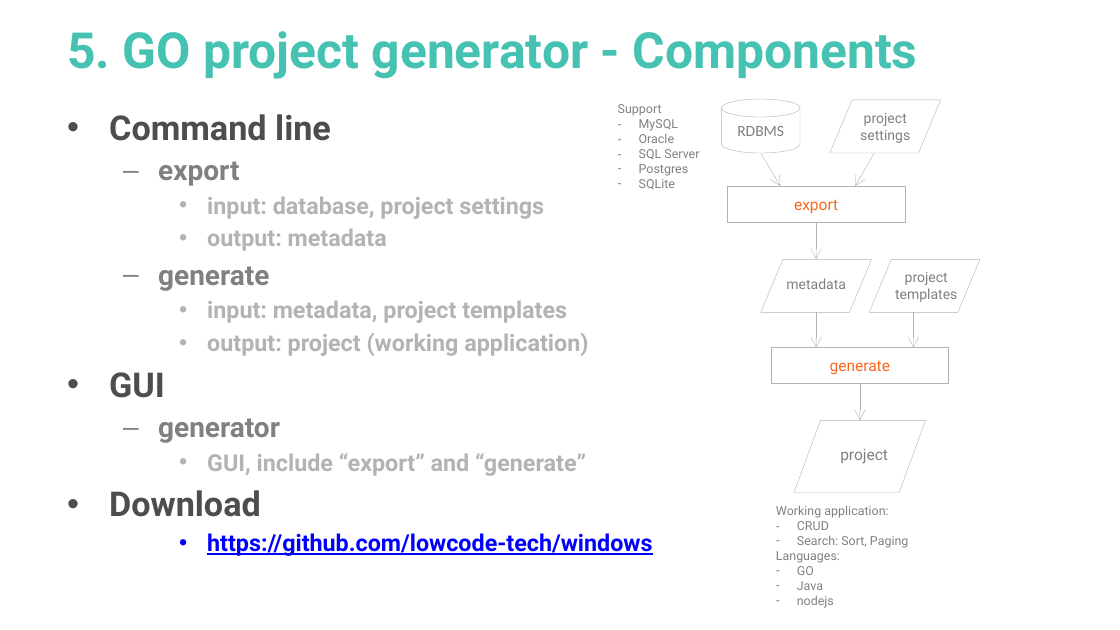
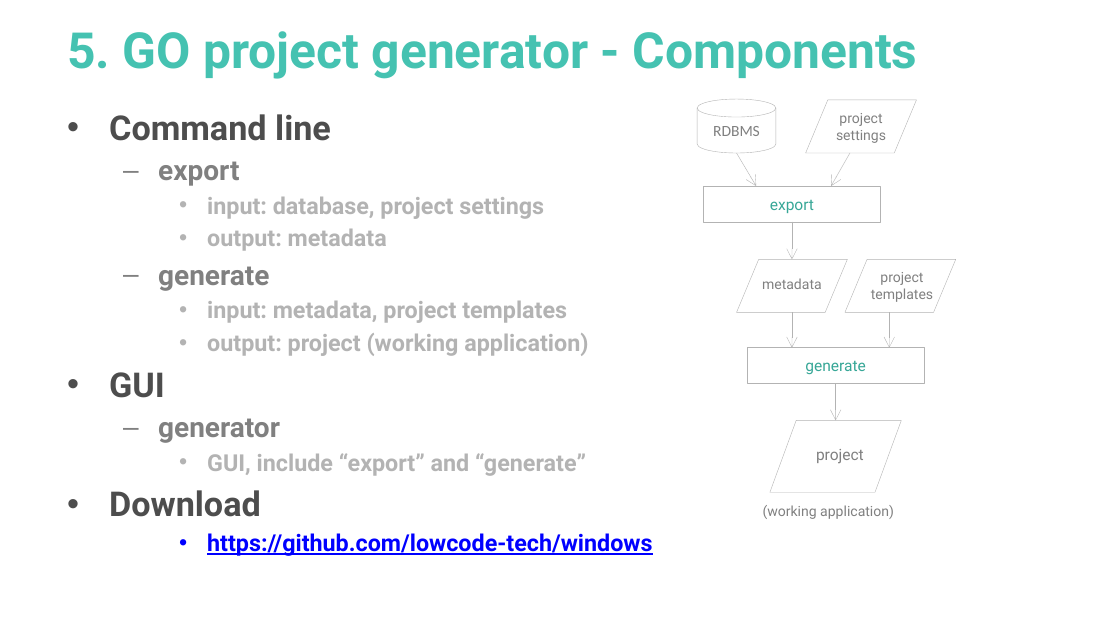
Before and after one commit to go-tutorials/overview, a slide deck: slide 25 of go-tutorial.pptx. Drawn at 1120x630 pixels with LibreOffice and Linux fonts; fonts in the diff are those of the drawing. Boxes give left, top, right and bottom in pixels: in the first picture for what was removed or moved away, otherwise in the second. Text is boxed around its words. In the diff, an @@ line names an element or a change of style, - is before the commit and + after.

```diff
--- a/go-tutorial.pptx
+++ b/go-tutorial.pptx
@@ text removed at (x1=618, y1=104, x2=699, y2=189) @@
-Support
-– MySQL
-– Oracle
-– SQL Server
-– Postgres
-– SQLite
@@ 6 arrows, 4 texts, 4 flow chart input outputs, 2 rectangles, 1 cylinder moved together from (x1=721, y1=99, x2=980, y2=492) to (x1=698, y1=99, x2=955, y2=492) @@
@@ rectangle "export" at (x1=703, y1=186, x2=880, y2=222): text colour #FC671A to #37A797 @@
@@ rectangle "generate" at (x1=747, y1=347, x2=924, y2=383): text colour #FC671A to #37A797 @@
@@ text at (x1=763, y1=505, x2=894, y2=519): text changed; size 8 to 9 pt @@
-Working application:
-– CRUD
-– Search: Sort, Paging
-Languages:
-– GO
-– Java
-– nodejs
+(working application)
```
Also in this commit, not shown: 3 other slides changed, 2 other files.
